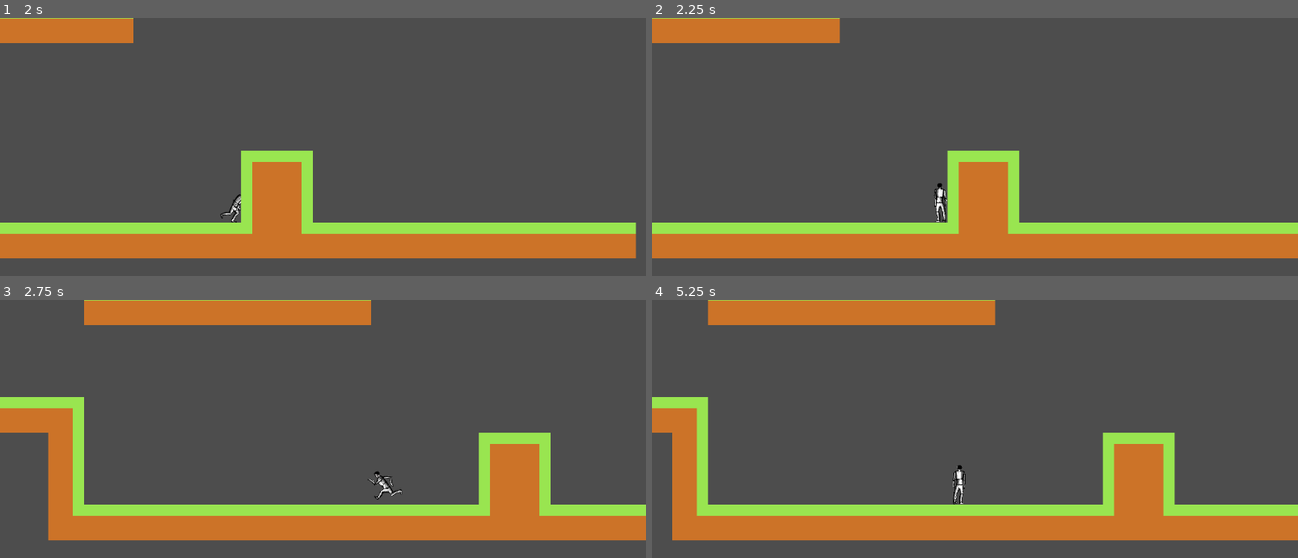
Above: before the commit, frames 1-4 (two rows, left to right).
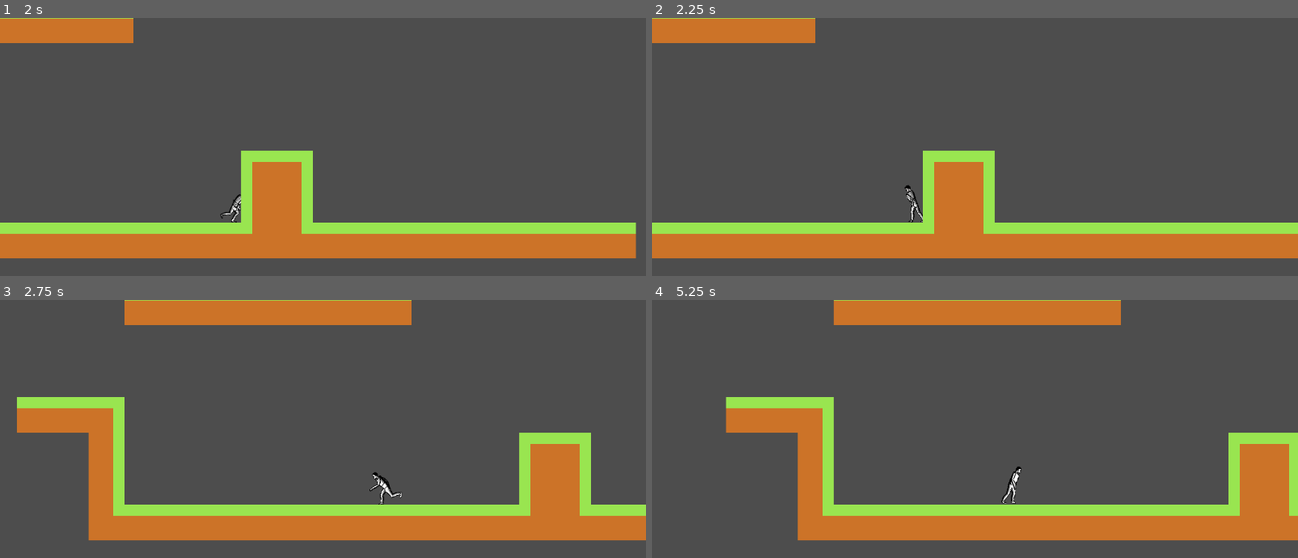
Above: after the commit, the same moments.

Repository: Koquin/Plane
Game: Godot game, scene res://scenes/world/world.tscn
Two runs of this game, one before a commit and one after it. Both use one fixed random seed, a clock stepped at 60 frames per second and the inputs below.
Inputs:
- Up to frame 1 (2 s): hold Space (jump) 0.53-1.28 s; hold D (move_right) from 0.53 s (still down); tap Space (jump) at 1.35, 1.52, 1.82 s
- Up to frame 2 (2.25 s): release D (move_right) at 2.03 s; hold A (move_left) from 2.03 s (still down); hold Space (jump) from 2.03 s (still down)
- Up to frame 3 (2.75 s): keep holding A (move_left); keep holding Space (jump)
- Up to frame 4 (5.25 s): release A (move_left) at 2.78 s; release Space (jump) at 2.78 s; hold D (move_right) 2.78-4.28 s; tap Space (jump) at 2.85, 3.02, 3.32, 4.35, 4.52, 4.82 s; hold Space (jump) 3.53-4.28 s; hold A (move_left) 4.28-5.03 s; hold D (move_right) from 5.03 s (still down); hold Space (jump) from 5.03 s (still down)

Frame 1 is identical in both runs. In frame 2, 3.8% of the frame differs, in the area x 25-57%, y 0-84%; in frame 3, 12%; in frame 4, 20%, in the area x 0-100%, y 0-94%.

Commit message:
feat(player): added jump_stop states

Diff:
--- a/scenes/player/jump_stop_left_from_left_step.gd
+++ /dev/null
@@ -1,11 +0,0 @@
-extends Node
-
-
-# Called when the node enters the scene tree for the first time.
-func _ready() -> void:
-	pass # Replace with function body.
-
-
-# Called every frame. 'delta' is the elapsed time since the previous frame.
-func _process(delta: float) -> void:
-	pass
--- a/scenes/player/jump_stop_left_from_right_step.gd
+++ /dev/null
@@ -1,11 +0,0 @@
-extends Node
-
-
-# Called when the node enters the scene tree for the first time.
-func _ready() -> void:
-	pass # Replace with function body.
-
-
-# Called every frame. 'delta' is the elapsed time since the previous frame.
-func _process(delta: float) -> void:
-	pass
--- a/scenes/player/jump_stop_right_from_left_step.gd
+++ /dev/null
@@ -1,11 +0,0 @@
-extends Node
-
-
-# Called when the node enters the scene tree for the first time.
-func _ready() -> void:
-	pass # Replace with function body.
-
-
-# Called every frame. 'delta' is the elapsed time since the previous frame.
-func _process(delta: float) -> void:
-	pass
--- a/scenes/player/jump_stop_right_from_right_step.gd
+++ /dev/null
@@ -1,11 +0,0 @@
-extends Node
-
-
-# Called when the node enters the scene tree for the first time.
-func _ready() -> void:
-	pass # Replace with function body.
-
-
-# Called every frame. 'delta' is the elapsed time since the previous frame.
-func _process(delta: float) -> void:
-	pass
--- a/scenes/player/player.tscn
+++ b/scenes/player/player.tscn
@@ -2,7 +2,7 @@
 
 [ext_resource type="Script" uid="uid://bfjj4j7xo0utd" path="res://scripts/player/Player.gd" id="1_x1sy7"]
 [ext_resource type="Script" uid="uid://demne7pukhv2c" path="res://scenes/player/camera2d.gd" id="2_kvlxm"]
-[ext_resource type="Texture2D" uid="uid://qqmiqxsqy758" path="res://art/character/player_base_turn.png" id="3_uniwh"]
+[ext_resource type="Texture2D" uid="uid://bq4u0u01148jc" path="res://art/character/player_base_jump_stopping.png" id="3_8qxvo"]
 [ext_resource type="Script" uid="uid://vfhdklamj5nm" path="res://scripts/core/StateMachine.gd" id="4_q6r6c"]
 [ext_resource type="Script" uid="uid://dimu2l7oy2a61" path="res://scripts/player/state_machine/dashing/dashing_right_from_idle_1.gd" id="5_j4nxn"]
 [ext_resource type="Script" uid="uid://dv0f4pbm3m38i" path="res://scripts/player/state_machine/idle/idle_1.gd" id="5_jx0ln"]
@@ -33,12 +33,17 @@
 [ext_resource type="Script" uid="uid://dcjhlkn27f0xt" path="res://scripts/player/state_machine/running/running_left_left_step.gd" id="31_pk8ii"]
 [ext_resource type="Script" uid="uid://c2kdljodtokyc" path="res://scripts/player/state_machine/turn/turning_from_idle_1_to_idle_4.gd" id="32_kxw46"]
 [ext_resource type="Script" uid="uid://dx1dtvjr3xgh2" path="res://scripts/player/state_machine/running/running_left_right_step.gd" id="33_4hvnv"]
+[ext_resource type="Script" uid="uid://dv3hx7qvuit1h" path="res://scripts/player/state_machine/jump_stop/jump_stop_right_back.gd" id="33_8qxvo"]
+[ext_resource type="Script" uid="uid://1n7feijvxqyc" path="res://scripts/player/state_machine/jump_stop/jump_stop_right_front.gd" id="34_5q8fn"]
+[ext_resource type="Script" uid="uid://cdcow0cduvjet" path="res://scripts/player/state_machine/jump_stop/jump_stop_left_front.gd" id="35_wva7c"]
+[ext_resource type="Script" uid="uid://bduciydsq1b7q" path="res://scripts/player/state_machine/jump_stop/jump_stop_left_back.gd" id="36_7obkq"]
 
 [sub_resource type="RectangleShape2D" id="RectangleShape2D_d21ai"]
 size = Vector2(136.13, 101.59041)
 
 [sub_resource type="Animation" id="Animation_j4nxn"]
 length = 0.001
+loop_mode = 1
 tracks/0/type = "value"
 tracks/0/imported = false
 tracks/0/enabled = true
@@ -845,6 +850,218 @@
 &"idle_4": SubResource("Animation_8ydkj")
 }
 
+[sub_resource type="Animation" id="Animation_5q8fn"]
+length = 0.2
+tracks/0/type = "value"
+tracks/0/imported = false
+tracks/0/enabled = true
+tracks/0/path = NodePath(".:frame_coords")
+tracks/0/interp = 1
+tracks/0/loop_wrap = true
+tracks/0/keys = {
+"times": PackedFloat32Array(0),
+"transitions": PackedFloat32Array(1),
+"update": 1,
+"values": [Vector2i(0, 0)]
+}
+tracks/1/type = "value"
+tracks/1/imported = false
+tracks/1/enabled = true
+tracks/1/path = NodePath(".:flip_h")
+tracks/1/interp = 1
+tracks/1/loop_wrap = true
+tracks/1/keys = {
+"times": PackedFloat32Array(0),
+"transitions": PackedFloat32Array(1),
+"update": 1,
+"values": [true]
+}
+tracks/2/type = "value"
+tracks/2/imported = false
+tracks/2/enabled = true
+tracks/2/path = NodePath(".:region_rect:position")
+tracks/2/interp = 1
+tracks/2/loop_wrap = true
+tracks/2/keys = {
+"times": PackedFloat32Array(0.06666667, 0.13333334),
+"transitions": PackedFloat32Array(1e-05, 1.006703e-05),
+"update": 0,
+"values": [Vector2(0, 0), Vector2(518, 0)]
+}
+tracks/3/type = "value"
+tracks/3/imported = false
+tracks/3/enabled = true
+tracks/3/path = NodePath(".:region_rect:size")
+tracks/3/interp = 1
+tracks/3/loop_wrap = true
+tracks/3/keys = {
+"times": PackedFloat32Array(0),
+"transitions": PackedFloat32Array(1),
+"update": 1,
+"values": [Vector2(518, 518)]
+}
+
+[sub_resource type="Animation" id="Animation_wva7c"]
+length = 0.2
+tracks/0/type = "value"
+tracks/0/imported = false
+tracks/0/enabled = true
+tracks/0/path = NodePath(".:frame_coords")
+tracks/0/interp = 1
+tracks/0/loop_wrap = true
+tracks/0/keys = {
+"times": PackedFloat32Array(0),
+"transitions": PackedFloat32Array(1),
+"update": 1,
+"values": [Vector2i(0, 0)]
+}
+tracks/1/type = "value"
+tracks/1/imported = false
+tracks/1/enabled = true
+tracks/1/path = NodePath(".:flip_h")
+tracks/1/interp = 1
+tracks/1/loop_wrap = true
+tracks/1/keys = {
+"times": PackedFloat32Array(0),
+"transitions": PackedFloat32Array(1),
+"update": 1,
+"values": [true]
+}
+tracks/2/type = "value"
+tracks/2/imported = false
+tracks/2/enabled = true
+tracks/2/path = NodePath(".:region_rect:position")
+tracks/2/interp = 1
+tracks/2/loop_wrap = true
+tracks/2/keys = {
+"times": PackedFloat32Array(0.06666667, 0.13333334),
+"transitions": PackedFloat32Array(1e-05, 1.006703e-05),
+"update": 0,
+"values": [Vector2(0, 518), Vector2(518, 518)]
+}
+tracks/3/type = "value"
+tracks/3/imported = false
+tracks/3/enabled = true
+tracks/3/path = NodePath(".:region_rect:size")
+tracks/3/interp = 1
+tracks/3/loop_wrap = true
+tracks/3/keys = {
+"times": PackedFloat32Array(0),
+"transitions": PackedFloat32Array(1),
+"update": 1,
+"values": [Vector2(518, 518)]
+}
+
+[sub_resource type="Animation" id="Animation_7obkq"]
+length = 0.2
+tracks/0/type = "value"
+tracks/0/imported = false
+tracks/0/enabled = true
+tracks/0/path = NodePath(".:frame_coords")
+tracks/0/interp = 1
+tracks/0/loop_wrap = true
+tracks/0/keys = {
+"times": PackedFloat32Array(0),
+"transitions": PackedFloat32Array(1),
+"update": 1,
+"values": [Vector2i(0, 0)]
+}
+tracks/1/type = "value"
+tracks/1/imported = false
+tracks/1/enabled = true
+tracks/1/path = NodePath(".:flip_h")
+tracks/1/interp = 1
+tracks/1/loop_wrap = true
+tracks/1/keys = {
+"times": PackedFloat32Array(0),
+"transitions": PackedFloat32Array(1),
+"update": 1,
+"values": [false]
+}
+tracks/2/type = "value"
+tracks/2/imported = false
+tracks/2/enabled = true
+tracks/2/path = NodePath(".:region_rect:position")
+tracks/2/interp = 1
+tracks/2/loop_wrap = true
+tracks/2/keys = {
+"times": PackedFloat32Array(0.06666667, 0.13333334),
+"transitions": PackedFloat32Array(1e-05, 1.006703e-05),
+"update": 0,
+"values": [Vector2(0, 0), Vector2(518, 0)]
+}
+tracks/3/type = "value"
+tracks/3/imported = false
+tracks/3/enabled = true
+tracks/3/path = NodePath(".:region_rect:size")
+tracks/3/interp = 1
+tracks/3/loop_wrap = true
+tracks/3/keys = {
+"times": PackedFloat32Array(0),
+"transitions": PackedFloat32Array(1),
+"update": 1,
+"values": [Vector2(518, 518)]
+}
+
+[sub_resource type="Animation" id="Animation_vo27k"]
+length = 0.2
+tracks/0/type = "value"
+tracks/0/imported = false
+tracks/0/enabled = true
+tracks/0/path = NodePath(".:frame_coords")
+tracks/0/interp = 1
+tracks/0/loop_wrap = true
+tracks/0/keys = {
+"times": PackedFloat32Array(0),
+"transitions": PackedFloat32Array(1),
+"update": 1,
+"values": [Vector2i(0, 0)]
+}
+tracks/1/type = "value"
+tracks/1/imported = false
+tracks/1/enabled = true
+tracks/1/path = NodePath(".:flip_h")
+tracks/1/interp = 1
+tracks/1/loop_wrap = true
+tracks/1/keys = {
+"times": PackedFloat32Array(0),
+"transitions": PackedFloat32Array(1),
+"update": 1,
+"values": [false]
+}
+tracks/2/type = "value"
+tracks/2/imported = false
+tracks/2/enabled = true
+tracks/2/path = NodePath(".:region_rect:position")
+tracks/2/interp = 1
+tracks/2/loop_wrap = true
+tracks/2/keys = {
+"times": PackedFloat32Array(0.06666667, 0.13333334),
+"transitions": PackedFloat32Array(1e-05, 1.006703e-05),
+"update": 0,
+"values": [Vector2(0, 0), Vector2(518, 0)]
+}
+tracks/3/type = "value"
+tracks/3/imported = false
+tracks/3/enabled = true
+tracks/3/path = NodePath(".:region_rect:size")
+tracks/3/interp = 1
+tracks/3/loop_wrap = true
+tracks/3/keys = {
+"times": PackedFloat32Array(0),
+"transitions": PackedFloat32Array(1),
+"update": 1,
+"values": [Vector2(518, 518)]
+}
+
+[sub_resource type="AnimationLibrary" id="AnimationLibrary_genst"]
+_data = {
+&"jump_stop_left_back": SubResource("Animation_5q8fn"),
+&"jump_stop_left_front": SubResource("Animation_wva7c"),
+&"jump_stop_right_back": SubResource("Animation_7obkq"),
+&"jump_stop_right_front": SubResource("Animation_vo27k")
+}
+
 [sub_resource type="Animation" id="Animation_kxw46"]
 length = 0.2
 loop_mode = 1
@@ -1364,7 +1581,7 @@
 
 [node name="Sprite2D" type="Sprite2D" parent="." unique_id=1275564916]
 scale = Vector2(0.04, 0.04)
-texture = ExtResource("3_uniwh")
+texture = ExtResource("3_8qxvo")
 flip_h = true
 region_enabled = true
 region_rect = Rect2(0, 0, 518, 518)
@@ -1373,6 +1590,7 @@
 libraries/ = SubResource("AnimationLibrary_ir8iy")
 libraries/dashing = SubResource("AnimationLibrary_pk8ii")
 libraries/idle = SubResource("AnimationLibrary_3j4b4")
+libraries/jump_stop = SubResource("AnimationLibrary_genst")
 libraries/running = SubResource("AnimationLibrary_5mf0n")
 libraries/turn = SubResource("AnimationLibrary_6cv16")
 
@@ -1467,5 +1685,17 @@
 [node name="turning_from_idle_1_to_idle_4" type="Node" parent="StateMachine" unique_id=4494982]
 script = ExtResource("32_kxw46")
 
+[node name="jump_stop_right_back" type="Node" parent="StateMachine" unique_id=2133964261]
+script = ExtResource("33_8qxvo")
+
+[node name="jump_stop_right_front" type="Node" parent="StateMachine" unique_id=1865514550]
+script = ExtResource("34_5q8fn")
+
+[node name="jump_stop_left_front" type="Node" parent="StateMachine" unique_id=1739207763]
+script = ExtResource("35_wva7c")
+
+[node name="jump_stop_left_back" type="Node" parent="StateMachine" unique_id=1370214469]
+script = ExtResource("36_7obkq")
+
 [node name="PlayerInput" type="Node" parent="." unique_id=842070814]
 script = ExtResource("25_007i1")
--- a/scripts/core/State.gd
+++ b/scripts/core/State.gd
@@ -19,15 +19,12 @@
 
 func Physics_update(delta: float) -> void:
 	time_in_state += delta
+	print(time_in_state)
 
 func request_transition(new_state: StringName):
-	print("Entrou no State agora. Pode pedir transicao ? %s" %can_request_transition)
-	print("Chegou no STATE com o estado: %s" %new_state)
 	if not can_request_transition:
-		print("Nao possivel pedir a transicao")
 		return
 	if time_in_state < min_time_in_state:
-		print("Tempo no estado e menor que tempo minimo no estado")
 		return
 
 	can_request_transition = false
--- a/scripts/player/state_machine/dashing/dashing_left_from_idle_3.gd
+++ b/scripts/player/state_machine/dashing/dashing_left_from_idle_3.gd
@@ -8,6 +8,7 @@
 @onready var player := $"../../../Player"
 
 func Enter() -> void:
+	parent.is_facing_right = false
 	super()
 	player.set_sprite("res://art/character/player_base_dashing.png")
 	animator.play("dashing/dashing_left_from_idle_3")
--- a/scripts/player/state_machine/dashing/dashing_left_from_idle_4.gd
+++ b/scripts/player/state_machine/dashing/dashing_left_from_idle_4.gd
@@ -10,6 +10,8 @@
 @onready var until_next_move := 0.2
 
 func Enter() -> void:
+	parent.is_facing_right = false
+
 	super()
 	player.set_sprite("res://art/character/player_base_dashing.png")
 	animator.play("dashing/dashing_left_from_idle_4")
--- a/scripts/player/state_machine/dashing/dashing_right_from_idle_1.gd
+++ b/scripts/player/state_machine/dashing/dashing_right_from_idle_1.gd
@@ -8,6 +8,8 @@
 @onready var player := $"../../../Player"
 
 func Enter() -> void:
+	parent.is_facing_right = true
+
 	super()
 	player.set_sprite("res://art/character/player_base_dashing.png")
 	animator.play("dashing/dashing_right_from_idle_1")
--- a/scripts/player/state_machine/dashing/dashing_right_from_idle_2.gd
+++ b/scripts/player/state_machine/dashing/dashing_right_from_idle_2.gd
@@ -8,6 +8,8 @@
 @onready var player := $"../../../Player"
 
 func Enter() -> void:
+	parent.is_facing_right = true
+
 	super()
 	player.set_sprite("res://art/character/player_base_dashing.png")
 	animator.play("dashing/dashing_right_from_idle_2")
--- a/scripts/player/state_machine/idle/idle_1.gd
+++ b/scripts/player/state_machine/idle/idle_1.gd
@@ -8,6 +8,7 @@
 @onready var player := $"../../../Player"
 
 func Enter():
+	parent.is_facing_right = true
 	super()
 	player.set_sprite("res://art/character/player_base_idle.png")
 	parent.velocity.x = 0
--- a/scripts/player/state_machine/idle/idle_2.gd
+++ b/scripts/player/state_machine/idle/idle_2.gd
@@ -8,6 +8,7 @@
 @onready var player := $"../../../Player"
 
 func Enter():
+	parent.is_facing_right = true
 	super()
 	player.set_sprite("res://art/character/player_base_idle.png")
 	parent.velocity.x = 0
--- a/scripts/player/state_machine/idle/idle_3.gd
+++ b/scripts/player/state_machine/idle/idle_3.gd
@@ -8,6 +8,7 @@
 @onready var player := $"../../../Player"
 
 func Enter():
+	parent.is_facing_right = false
 	super()
 	player.set_sprite("res://art/character/player_base_idle.png")
 	parent.velocity.x = 0
--- a/scripts/player/state_machine/idle/idle_4.gd
+++ b/scripts/player/state_machine/idle/idle_4.gd
@@ -7,6 +7,7 @@
 @onready var player := $"../../../Player"
 
 func Enter():
+	parent.is_facing_right = false
 	super()
 	player.set_sprite("res://art/character/player_base_idle.png")
 	parent.velocity.x = 0
--- /dev/null
+++ b/scripts/player/state_machine/jump_stop/jump_stop_left_back.gd
@@ -0,0 +1,24 @@
+extends State
+class_name jump_stop_left_back
+
+@onready var animator := $"../../Sprite2D/AnimationPlayer"
+@onready var input := $"../../PlayerInput"
+@onready var player := $"../../../Player"
+@onready var in_left_step: bool
+@onready var maxJumpStopTime := 0.2
+func Enter() -> void:
+	super()
+	player.set_sprite("res://art/character/player_base_jump_stopping.png")
+	animator.play("jump_stop/jump_stop_left_back")
+	parent.velocity.x = 0
+
+func Physics_update(delta: float) -> void:
+	super(delta)
+	if (input.jump_just_pressed):
+		request_transition("jumping_from_jump_stop")
+		return
+	elif (input.move_axis == 1):
+		request_transition("dashing_right_from_idle_1")
+	elif (time_in_state >= maxJumpStopTime + 0.4):
+		print("timer ultrapassou o max jump stop time")
+		request_transition("idle_4")
--- /dev/null
+++ b/scripts/player/state_machine/jump_stop/jump_stop_left_front.gd
@@ -0,0 +1,26 @@
+extends State
+class_name jump_stop_left_front
+
+@onready var animator := $"../../Sprite2D/AnimationPlayer"
+@onready var input := $"../../PlayerInput"
+@onready var player := $"../../../Player"
+@onready var in_left_step: bool
+@onready var maxJumpStopTime := 0.2
+func Enter() -> void:
+	super()
+	player.set_sprite("res://art/character/player_base_jump_stopping.png")
+	animator.play("jump_stop/jump_stop_left_front")
+	parent.velocity.x = 0
+
+func Physics_update(delta: float) -> void:
+	super(delta)
+	if (input.jump_just_pressed):
+		request_transition("jumping_from_jump_stop")
+		return
+	elif (input.move_axis == 1):
+		print("Mudando direcao")
+		request_transition("dashing_right_from_idle_2")
+		return
+	elif (time_in_state >= maxJumpStopTime + 0.4):
+		print("timer ultrapassou o max jump stop time")
+		request_transition("idle_3")
--- /dev/null
+++ b/scripts/player/state_machine/jump_stop/jump_stop_right_back.gd
@@ -0,0 +1,25 @@
+extends State
+class_name jump_stop_right_back
+
+@onready var animator := $"../../Sprite2D/AnimationPlayer"
+@onready var input := $"../../PlayerInput"
+@onready var player := $"../../../Player"
+@onready var in_left_step: bool
+@onready var maxJumpStopTime := 0.2
+func Enter() -> void:
+	super()
+	player.set_sprite("res://art/character/player_base_jump_stopping.png")
+	animator.play("jump_stop/jump_stop_right_back")
+	parent.velocity.x = 0
+
+func Physics_update(delta: float) -> void:
+	super(delta)
+	if (input.jump_just_pressed):
+		request_transition("jumping_from_jump_stop")
+		return
+	elif (input.move_axis == -1):
+		request_transition("dashing_left_from_idle_4")
+		return
+	elif (time_in_state >= maxJumpStopTime + 0.4):
+		print("timer ultrapassou o max jump stop time")
+		request_transition("idle_1")
--- /dev/null
+++ b/scripts/player/state_machine/jump_stop/jump_stop_right_front.gd
@@ -0,0 +1,24 @@
+extends State
+class_name jump_stop_right_front
+
+@onready var animator := $"../../Sprite2D/AnimationPlayer"
+@onready var input := $"../../PlayerInput"
+@onready var player := $"../../../Player"
+@onready var in_left_step: bool
+@onready var maxJumpStopTime := 0.2
+func Enter() -> void:
+	super()
+	player.set_sprite("res://art/character/player_base_jump_stopping.png")
+	animator.play("jump_stop/jump_stop_right_front")
+	parent.velocity.x = 0
+
+func Physics_update(delta: float) -> void:
+	super(delta)
+	if (input.jump_just_pressed):
+		request_transition("jumping_from_jump_stop")
+		return
+	elif (input.move_axis == -1):
+		request_transition("dashing_left_from_idle_3")
+		return
+	elif (time_in_state >= maxJumpStopTime + 0.4):
+		request_transition("idle_2")
--- a/scripts/player/state_machine/running/running_left_left_step.gd
+++ b/scripts/player/state_machine/running/running_left_left_step.gd
@@ -17,7 +17,7 @@
 	await get_tree().create_timer(0.2).timeout
 	super(delta)
 	if (input.move_axis != -1):
-		request_transition("idle_4")
+		request_transition("jump_stop_left_front")
 		return
 	elif (input.move_axis == -1 and in_left_step):
 		in_left_step = false
--- a/scripts/player/state_machine/running/running_left_right_step.gd
+++ b/scripts/player/state_machine/running/running_left_right_step.gd
@@ -19,7 +19,7 @@
 
 	super(delta)
 	if (input.move_axis != -1):
-		request_transition("idle_3")
+		request_transition("jump_stop_left_back")
 		return
 	elif (input.move_axis == -1 and in_right_step):
 		in_right_step = false
--- a/scripts/player/state_machine/running/running_right_left_step.gd
+++ b/scripts/player/state_machine/running/running_right_left_step.gd
@@ -17,7 +17,7 @@
 	await get_tree().create_timer(0.2).timeout
 	super(delta)
 	if (input.move_axis != 1):
-		request_transition("idle_2")
+		request_transition("jump_stop_right_back")
 		return
 	elif (input.move_axis == 1 and in_left_step):
 		in_left_step = false
--- a/scripts/player/state_machine/running/running_right_right_step.gd
+++ b/scripts/player/state_machine/running/running_right_right_step.gd
@@ -17,7 +17,7 @@
 	await get_tree().create_timer(0.2).timeout
 	super(delta)
 	if (input.move_axis != 1):
-		request_transition("idle_1")
+		request_transition("jump_stop_right_front")
 		return
 	elif (input.move_axis == 1 and in_right_step):
 		in_right_step = false
--- a/scripts/player/state_machine/turn/turning_from_idle_1_to_idle_4.gd
+++ b/scripts/player/state_machine/turn/turning_from_idle_1_to_idle_4.gd
@@ -5,6 +5,7 @@
 @onready var player := $"../../../Player"
 
 func Enter():
+	parent.is_facing_right = true
 	super()
 	player.set_sprite("res://art/character/player_base_turn.png")
 	animator.play("turn/turn_1_to_4")
--- a/scripts/player/state_machine/turn/turning_from_idle_2_to_idle_4.gd
+++ b/scripts/player/state_machine/turn/turning_from_idle_2_to_idle_4.gd
@@ -5,6 +5,7 @@
 @onready var player := $"../../../Player"
 
 func Enter():
+	parent.is_facing_right = true
 	super()
 	player.set_sprite("res://art/character/player_base_turn.png")
 	animator.play("turn/turn_2_to_4")
--- a/scripts/player/state_machine/turn/turning_from_idle_3_to_idle_2.gd
+++ b/scripts/player/state_machine/turn/turning_from_idle_3_to_idle_2.gd
@@ -5,6 +5,7 @@
 @onready var player := $"../../../Player"
 
 func Enter():
+	parent.is_facing_right = false
 	super()
 	player.set_sprite("res://art/character/player_base_turn.png")
 	animator.play("turn/turn_3_to_2")
Binary file added: art/character/player_base_jump_stopping.png
Not shown, added: art/character/player_base_jump_stopping.png.import
Renamed: scenes/player/jump_stop_left_from_right_step.gd.uid -> scripts/player/state_machine/jump_stop/jump_stop_left_back.gd.uid
Renamed: scenes/player/jump_stop_left_from_left_step.gd.uid -> scripts/player/state_machine/jump_stop/jump_stop_left_front.gd.uid
Renamed: scenes/player/jump_stop_right_from_left_step.gd.uid -> scripts/player/state_machine/jump_stop/jump_stop_right_back.gd.uid
Renamed: scenes/player/jump_stop_right_from_right_step.gd.uid -> scripts/player/state_machine/jump_stop/jump_stop_right_front.gd.uid
Not shown, added: art/character/player_base_jump_stopping.kra
